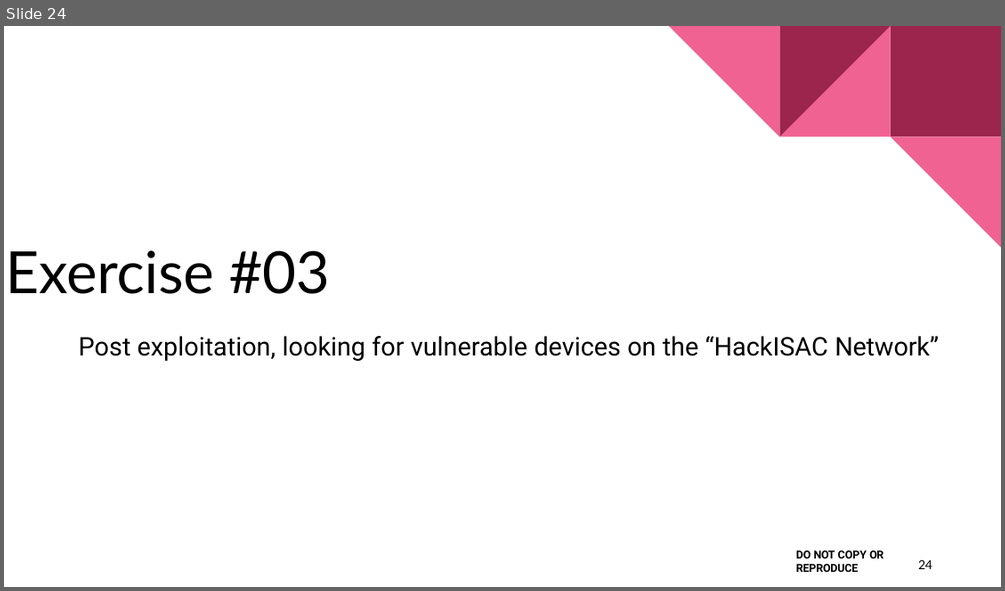
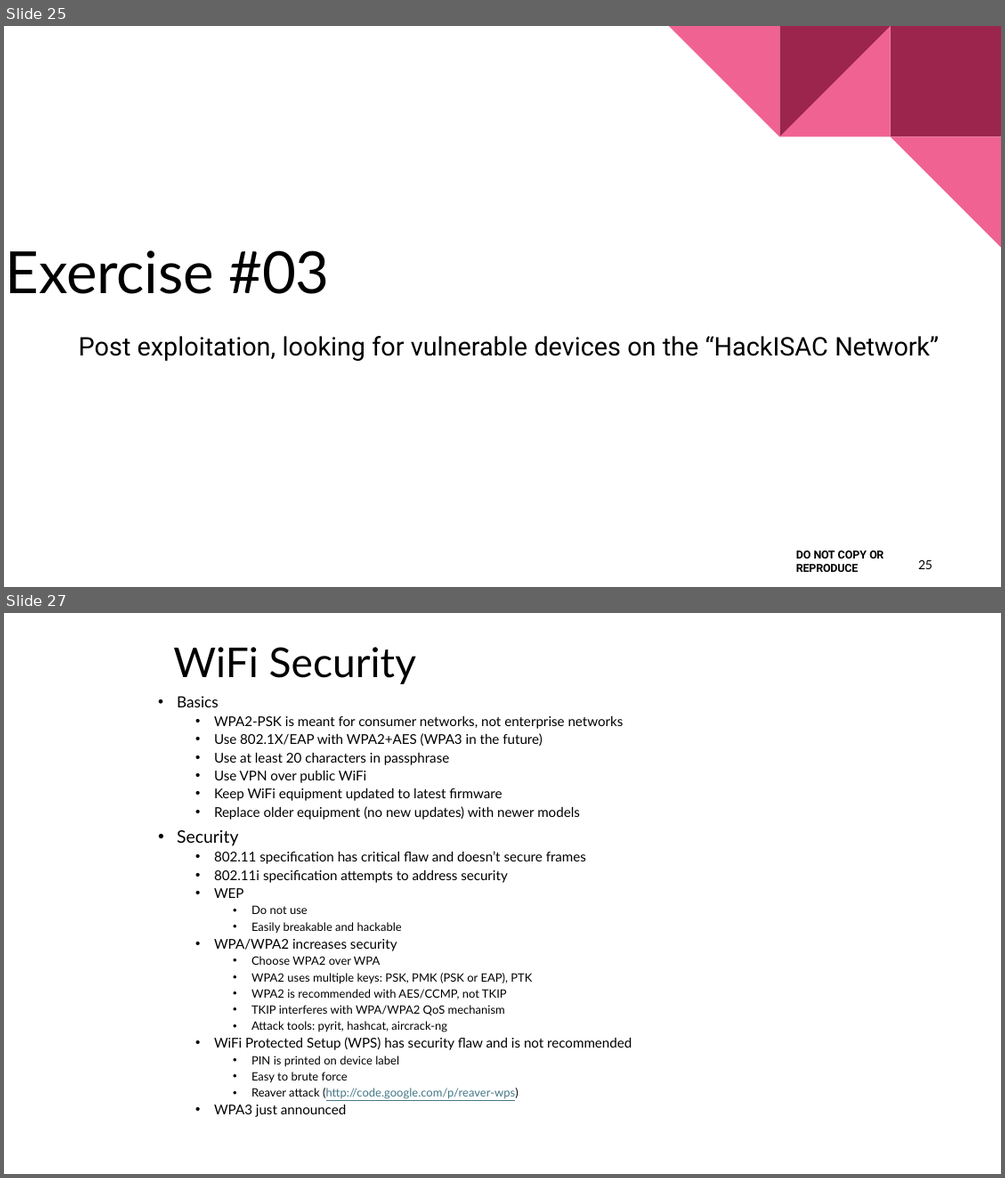
Before and after one commit to nprobert/AutoISAC-ACT-AdvWireless, a slide deck: 3 ACT AW - WiFi.pptx. Shown one above the other, each under a label of ours: slide 24 before the commit, slides 25 and 27 after it; the slides between them are not shown. The pictures are 1005x591 and 1005x1178 pixels, drawn with LibreOffice and Linux fonts; fonts in the diff are those of the drawing. Boxes give left, top, right and bottom in pixels: in the first picture for what was removed or moved away, otherwise in the second. Text is boxed around its words. In the diff, an @@ line names an element or a change of style, - is before the commit and + after.

```diff
--- a/3 ACT AW - WiFi.pptx
+++ b/3 ACT AW - WiFi.pptx
@@ slide 27 added at (x1=4, y1=613, x2=1001, y2=1174), background #FFFFFF @@
@@ title added at (x1=173, y1=647, x2=416, y2=684), 39.6 pt, text #000000 @@
+WiFi Security
@@ text added at (x1=177, y1=696, x2=631, y2=1117), 12.9 pt, text #000000 @@
+• Basics
+  • WPA2-PSK is meant for consumer networks, not enterprise networks
+  • Use 802.1X/EAP with WPA2+AES (WPA3 in the future)
+  • Use at least 20 characters in passphrase
+  • Use VPN over public WiFi
+  • Keep WiFi equipment updated to latest firmware
+  • Replace older equipment (no new updates) with newer models
+• Security
+  • 802.11 specification has critical flaw and doesn’t secure frames
+  • 802.11i specification attempts to address security
+  • WEP
+    • Do not use
+    • Easily breakable and hackable
+  • WPA/WPA2 increases security
+    • Choose WPA2 over WPA
+    • WPA2 uses multiple keys: PSK, PMK (PSK or EAP), PTK
+    • WPA2 is recommended with AES/CCMP, not TKIP
+    • TKIP interferes with WPA/WPA2 QoS mechanism
+    • Attack tools: pyrit, hashcat, aircrack-ng
+  • WiFi Protected Setup (WPS) has security flaw and is not recommended
+    • PIN is printed on device label
+    • Easy to brute force
+    • Reaver attack (http://code.google.com/p/reaver-wps)
+  • WPA3 just announced
@@ what was slide 24 is now slide 25 @@
@@ page number at (x1=918, y1=560, x2=932, y2=569): text changed @@
-24
+25
```
Also in this commit, not shown: 6 other slides added, 12 other files.
